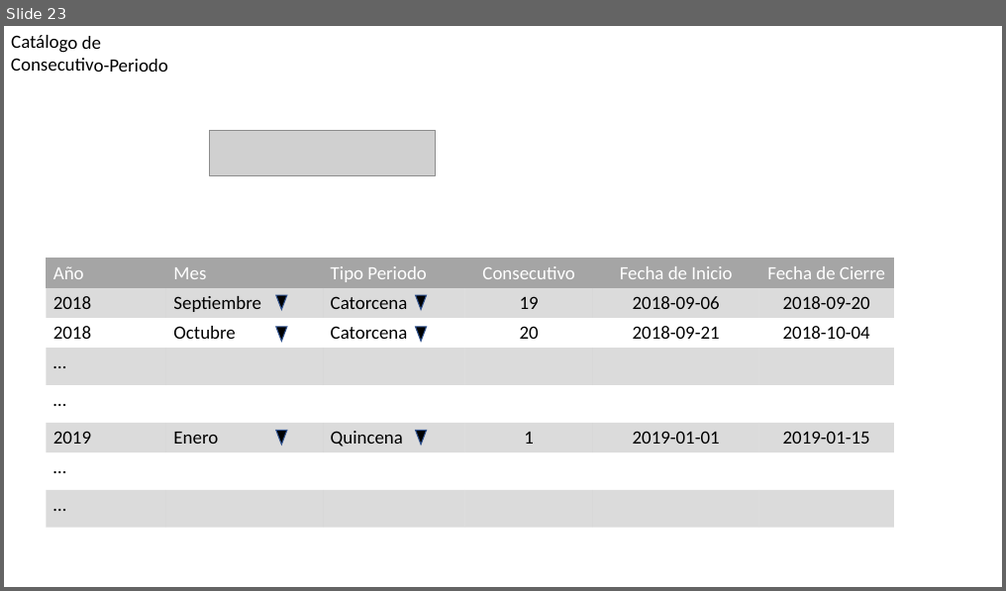
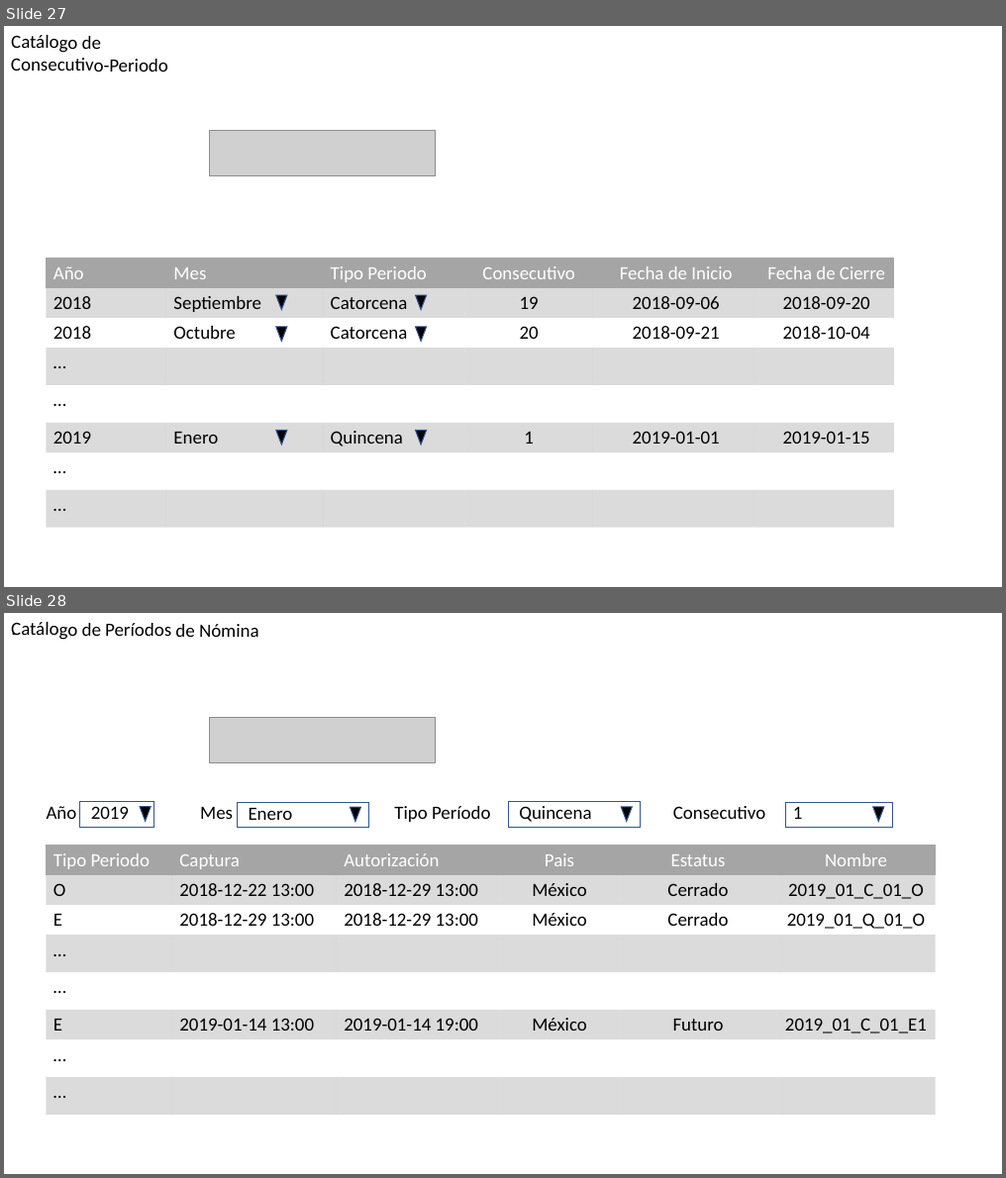
Before and after one commit to jas12345/ASN, a slide deck: Documentos/Prototipos ASN.odp. Shown one above the other, each under a label of ours: slide 23 before the commit, slides 27 and 28 after it. The pictures are 1006x591 and 1006x1178 pixels, drawn with LibreOffice and Linux fonts; fonts in the diff are those of the drawing; grey boxes stand for pictures. Boxes give left, top, right and bottom in pixels: in the first picture for what was removed or moved away, otherwise in the second. Text is boxed around its words. In the diff, an @@ line names an element or a change of style, - is before the commit and + after.

```diff
--- a/Documentos/Prototipos ASN.odp
+++ b/Documentos/Prototipos ASN.odp
@@ slide 28 added at (4, 613, 1002, 1174), background #FFFFFF @@
@@ text added at (4, 613, 377, 643), 18 pt, text #000000 @@
+.
@@ text added at (82, 623, 259, 637), 18 pt, text #000000 @@
+Catálogo de Períodos de Nómina
@@ picture added at (209, 717, 436, 761) @@
@@ text added at (47, 806, 77, 819), 18 pt, text #000000 @@
+Año
@@ rectangle added at (80, 802, 153, 827), outline #325490 0.99 pt @@
@@ text added at (91, 806, 129, 819), 18 pt, text #000000 @@
+2019
@@ triangle added at (140, 807, 151, 821), fill #000000, outline #325490 0.99 pt @@
@@ text added at (200, 807, 233, 819), 18 pt, text #000000 @@
+Mes
@@ rectangle added at (238, 802, 369, 828), outline #325490 0.99 pt @@
@@ text added at (249, 808, 293, 820), 18 pt, text #000000 @@
+Enero
@@ triangle added at (350, 807, 361, 821), fill #000000, outline #325490 0.99 pt @@
@@ text added at (394, 806, 491, 822), 18 pt, text #000000 @@
+Tipo Período
@@ rectangle added at (509, 802, 641, 828), outline #325490 0.99 pt @@
@@ text added at (519, 806, 591, 822), 18 pt, text #000000 @@
+Quincena
@@ triangle added at (621, 807, 632, 821), fill #000000, outline #325490 0.99 pt @@
@@ text added at (673, 806, 765, 819), 18 pt, text #000000 @@
+Consecutivo
@@ rectangle added at (785, 802, 892, 828), outline #325490 0.99 pt @@
@@ text added at (793, 806, 803, 819), 18 pt, text #000000 @@
+1
@@ triangle added at (873, 807, 884, 821), fill #000000, outline #325490 0.99 pt @@
@@ table added at (46, 845, 936, 1115), 8 rows, 6 columns @@
+Tipo Periodo | Captura | Autorización | Pais | Estatus | Nombre
+O | 2018-12-22 13:00 | 2018-12-29 13:00 | México | Cerrado | 2019_01_C_01_O
+E | 2018-12-29 13:00 | 2018-12-29 13:00 | México | Cerrado | 2019_01_Q_01_O
+… |  |  |  |  | 
+… |  |  |  |  | 
+E | 2019-01-14 13:00 | 2019-01-14 19:00 | México | Futuro | 2019_01_C_01_E1
+… |  |  |  |  | 
+… |  |  |  |  | 
@@ what was slide 23 is now slide 27 @@
```
Also in this commit, not shown: 2 slides changed, 4 other slides added, 6 other files.
